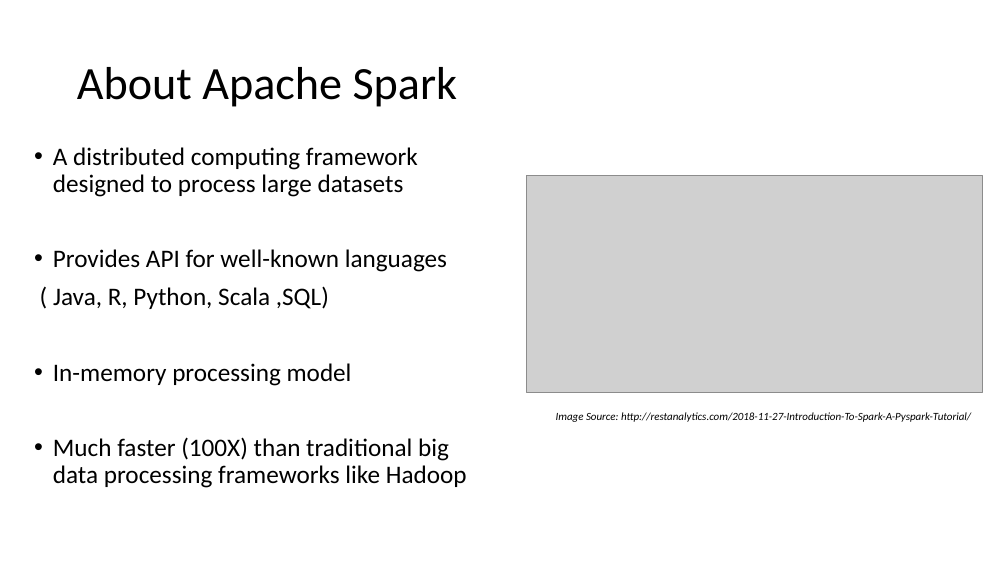
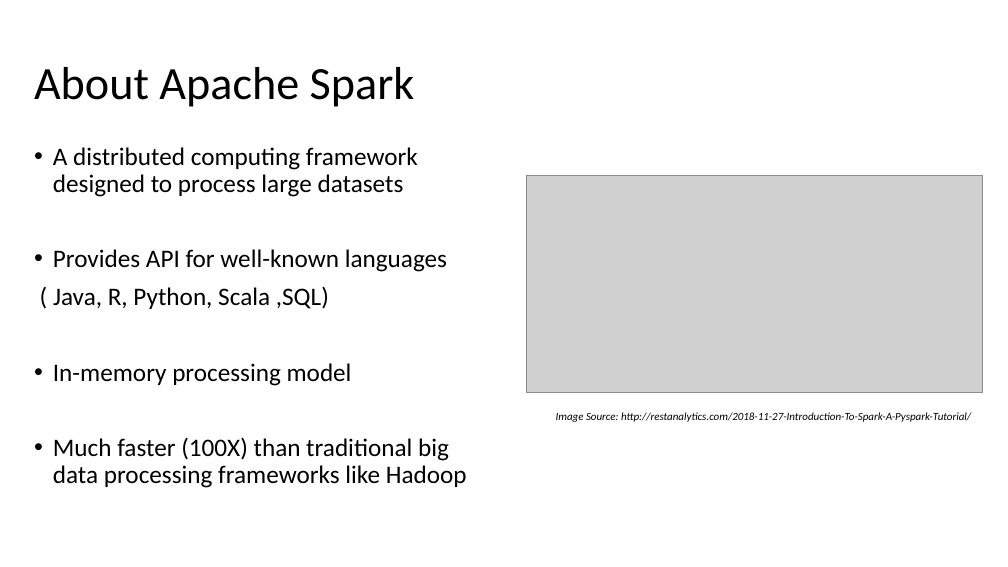
Before and after one commit to gprasad09/Apache-Spark-Cluster-Project, a slide deck: slide 4 of misc/ProjectReports-In progress/TermProject.pptx. Drawn at 1008x567 pixels with LibreOffice and Linux fonts; fonts in the diff are those of the drawing; grey boxes stand for pictures. Boxes give left, top, right and bottom in pixels: in the first picture for what was removed or moved away, otherwise in the second. Text is boxed around its words. In the diff, an @@ line names an element or a change of style, - is before the commit and + after.

```diff
--- a/misc/ProjectReports-In progress/TermProject.pptx
+++ b/misc/ProjectReports-In progress/TermProject.pptx
@@ title "About Apache Spark": place and size @@
-title "About Apache Spark" at box(77, 67, 458, 107)
+title "About Apache Spark" at box(34, 67, 415, 107)
```
Also in this commit, not shown: 5 other slides changed, 4 slides added, 3 slides removed.
